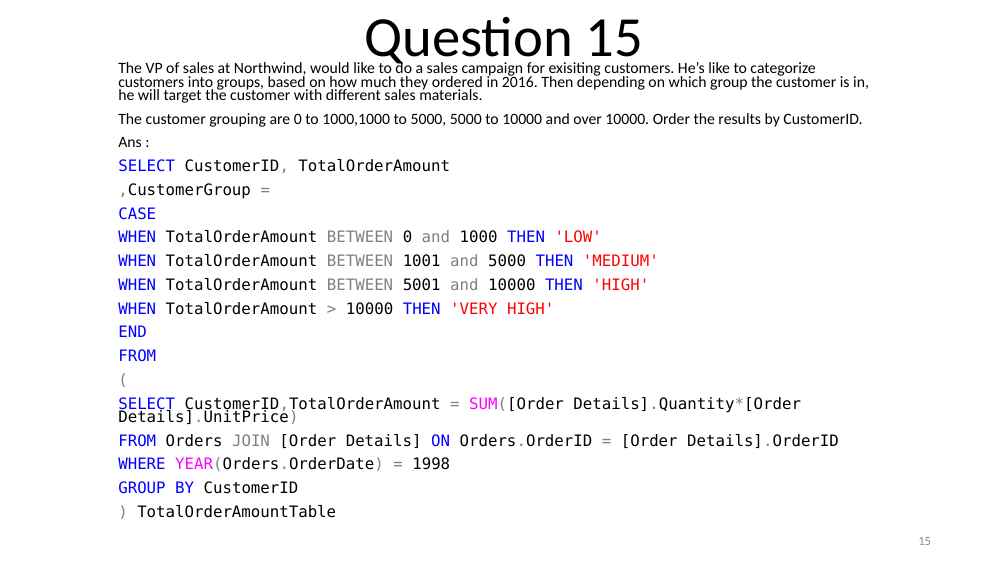
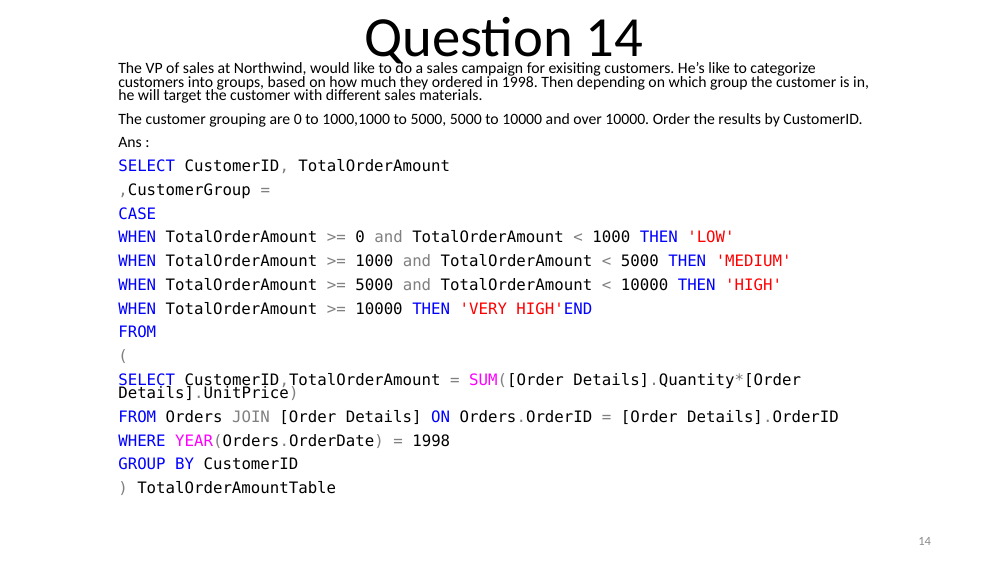
Before and after one commit to KaustubhSathe/sql-challenges, a slide deck: slide 14 of 3. Northwind Challenges/Advanced-Problems.pptm (slide 15 before the commit). Drawn at 1008x567 pixels with LibreOffice and Linux fonts; fonts in the diff are those of the drawing. Boxes give left, top, right and bottom in pixels: in the first picture for what was removed or moved away, otherwise in the second. Text is boxed around its words. In the diff, an @@ line names an element or a change of style, - is before the commit and + after.

```diff
--- a/3. Northwind Challenges/Advanced-Problems.pptm
+++ b/3. Northwind Challenges/Advanced-Problems.pptm
@@ page number at (364,17,643,69): text changed @@
-Question 15
+Question 14
@@ subtitle at (118,60,869,103): text changed @@
-The VP of sales at Northwind, would like to do a sales campaign for exisiting customers. He’s like to categorize customers into groups, based on how much they ordered in 2016. Then depending on which group the customer is in, he will target the customer with different sales materials.
+The VP of sales at Northwind, would like to do a sales campaign for exisiting customers. He’s like to categorize customers into groups, based on how much they ordered in 1998. Then depending on which group the customer is in, he will target the customer with different sales materials.
@@ subtitle at (118,230,792,315): text changed @@
-WHEN TotalOrderAmount BETWEEN 0 and 1000 THEN 'LOW'
-WHEN TotalOrderAmount BETWEEN 1001 and 5000 THEN 'MEDIUM'
-WHEN TotalOrderAmount BETWEEN 5001 and 10000 THEN 'HIGH'
-WHEN TotalOrderAmount > 10000 THEN 'VERY HIGH'
-END
+WHEN TotalOrderAmount >= 0 and TotalOrderAmount < 1000 THEN 'LOW'
+WHEN TotalOrderAmount >= 1000 and TotalOrderAmount < 5000 THEN 'MEDIUM'
+WHEN TotalOrderAmount >= 5000 and TotalOrderAmount < 10000 THEN 'HIGH'
+WHEN TotalOrderAmount >= 10000 THEN 'VERY HIGH'END
@@ page number at (918,537,931,545): text changed @@
-15
+14
```
Also in this commit, not shown: 15 other slides changed, 2 slides added, 6 slides removed, 5 other files.
